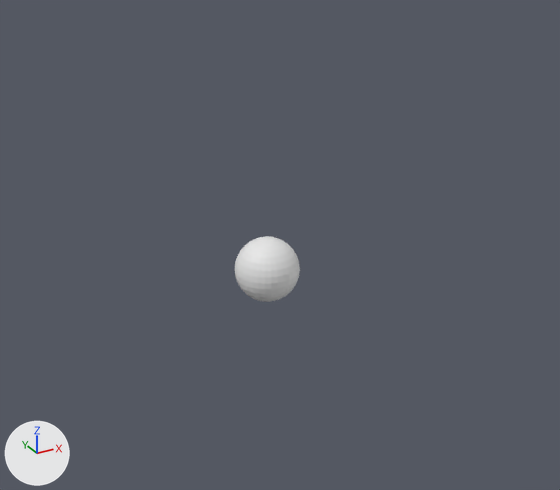
Two versions of the glTF model public/assets/models/scene.glb, one commit apart.
Camera for both pictures: a camera (50 mm lens) standing at (-190.0, -339.0, 166.0) and looking at (0.0, 7.0, -7.0). Lighting does not change. The marker at lower left points along +X, +Y and +Z. The older version comes first. Where no turn or scale is listed for an object, it has been applied to the vertices.
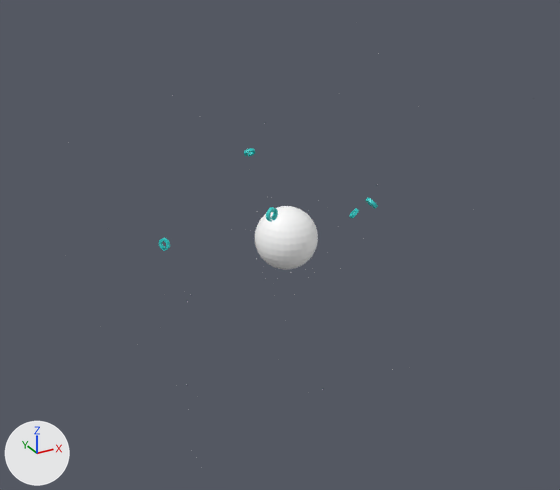
Changed parts and their boxes (x1, y1, x2, y2) in the pictures (560 x 490 px):
'Sphere', recoloured, moved, turned
    before: (235, 236, 300, 302)
    after: (255, 206, 318, 270)
'Github', added
    after: (159, 148, 378, 251)

The change, as a diff of the scene's bpy script:
```diff
--- a/public/assets/models/scene.glb.py
+++ b/public/assets/models/scene.glb.py
@@ mat_ffffff @@
+mat_ffffff = principled_material('#ffffff')
+mat_ffffff.base_color = (1.0, 1.0, 1.0)  # white #ffffff
@@ mat_2aceca @@
+mat_2aceca = principled_material('#2aceca')
+mat_2aceca.base_color = (0.0232, 0.617, 0.591)  # cyan #2aceca
@@ me_sphere @@
 me_sphere.from_pydata(...)  # 482 vertices, 960 faces; spans x -17.3..17.3, y -17.3..17.3, z -17.3..17.3
+me_sphere.materials.append(mat_ffffff)  # white #ffffff
@@ me_circle_001 @@
+me_circle_001.from_pydata(...)  # 870 vertices, 1720 faces; spans x -61.2..56.2, y -45.0..64.0, z -6.5..33.6
+me_circle_001.materials.append(mat_2aceca)  # cyan #2aceca
@@ ob_sphere @@
 ob_sphere = bpy.data.objects.new('Sphere', me_sphere)
-ob_sphere.location = (-17.1, -9.9, -10.8)
-ob_sphere.rotation_euler = (0.0, 0.0, 0.0315)  # degrees (0, 0, 1.8)
+ob_sphere.location = (0.0, 0.0, 0.0)
@@ ob_github @@
+ob_github = bpy.data.objects.new('Github', me_circle_001)
+ob_github.location = (0.0, 0.0, 0.0)
```
